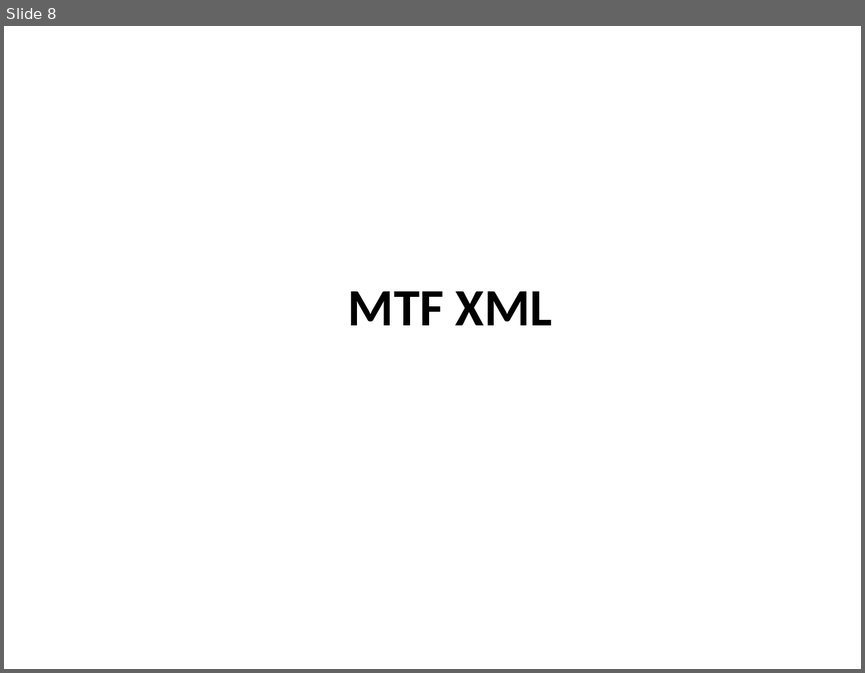
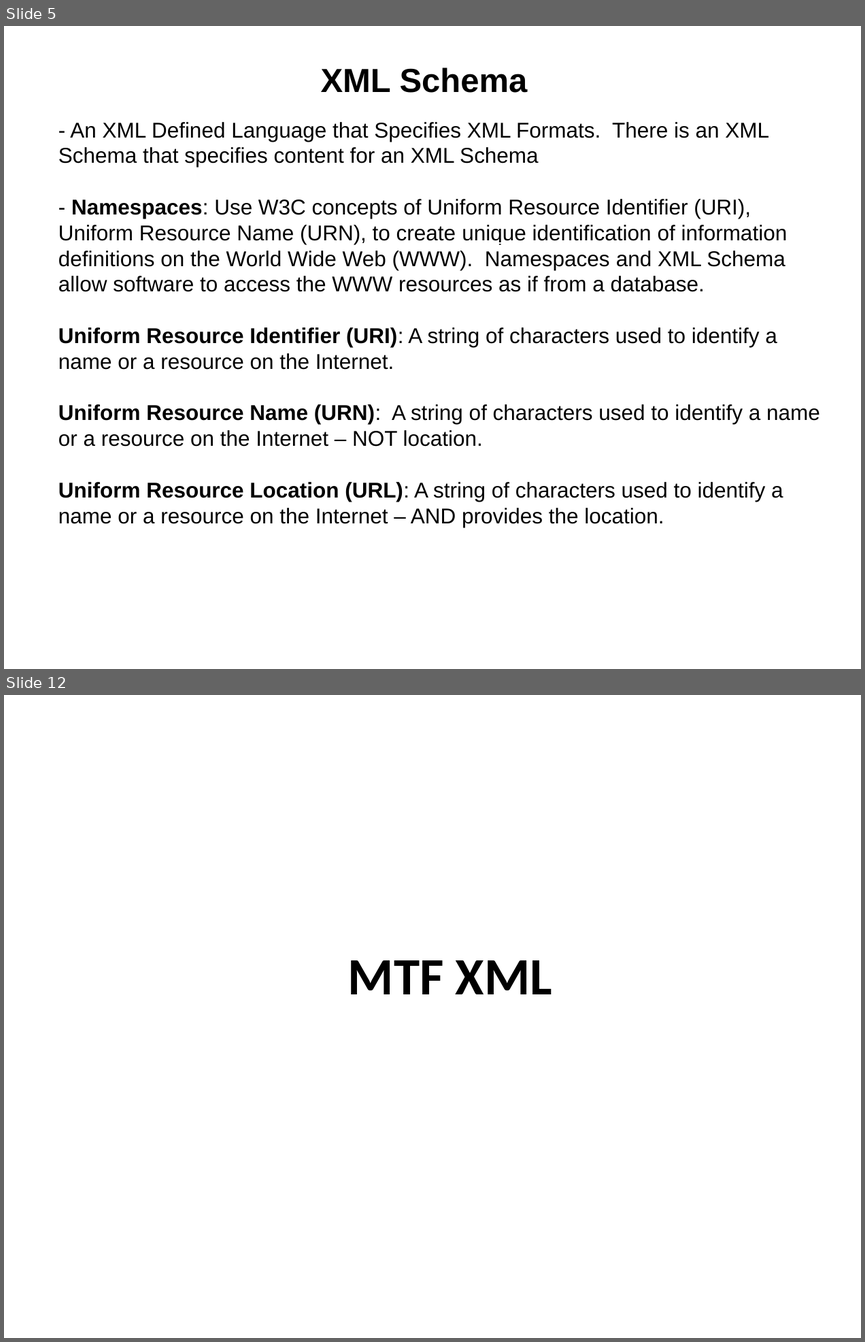
Before and after one commit to mil-oss/MTFXML, a slide deck: Docs/Re-factor/MTF_XML_Refactor_Brief.pptx. Shown one above the other, each under a label of ours: slide 8 before the commit, slides 5 and 12 after it; the slides between them are not shown. The pictures are 865x673 and 865x1342 pixels, drawn with LibreOffice and Linux fonts; fonts in the diff are those of the drawing; background and template pictures are left out. Boxes give left, top, right and bottom in pixels: in the first picture for what was removed or moved away, otherwise in the second. Text is boxed around its words. In the diff, an @@ line names an element or a change of style, - is before the commit and + after.

```diff
--- a/Docs/Re-factor/MTF_XML_Refactor_Brief.pptx
+++ b/Docs/Re-factor/MTF_XML_Refactor_Brief.pptx
@@ slide 5 added at (4, 26, 861, 669), background #FFFFFF @@
@@ text added at (321, 67, 528, 93), 28 pt, text #000000, bold @@
+XML Schema
@@ text added at (58, 122, 820, 501), 18 pt, text #000000 @@
+- An XML Defined Language that Specifies XML Formats. There is an XML Schema that specifies content for an XML Schema
+- Namespaces: Use W3C concepts of Uniform Resource Identifier (URI), Uniform Resource Name (URN), to create unique identification of information definitions on the World Wide Web (WWW). Namespaces and XML Schema allow software to access the WWW resources as if from a database.
+Uniform Resource Identifier (URI): A string of characters used to identify a name or a resource on the Internet.
+Uniform Resource Name (URN): A string of characters used to identify a name or a resource on the Internet – NOT location.
+Uniform Resource Location (URL): A string of characters used to identify a name or a resource on the Internet – AND provides the location.
@@ what was slide 8 is now slide 12 @@
```
Also in this commit, not shown: 10 slides changed, 6 other slides added, 4 slides removed, 11 other files.
